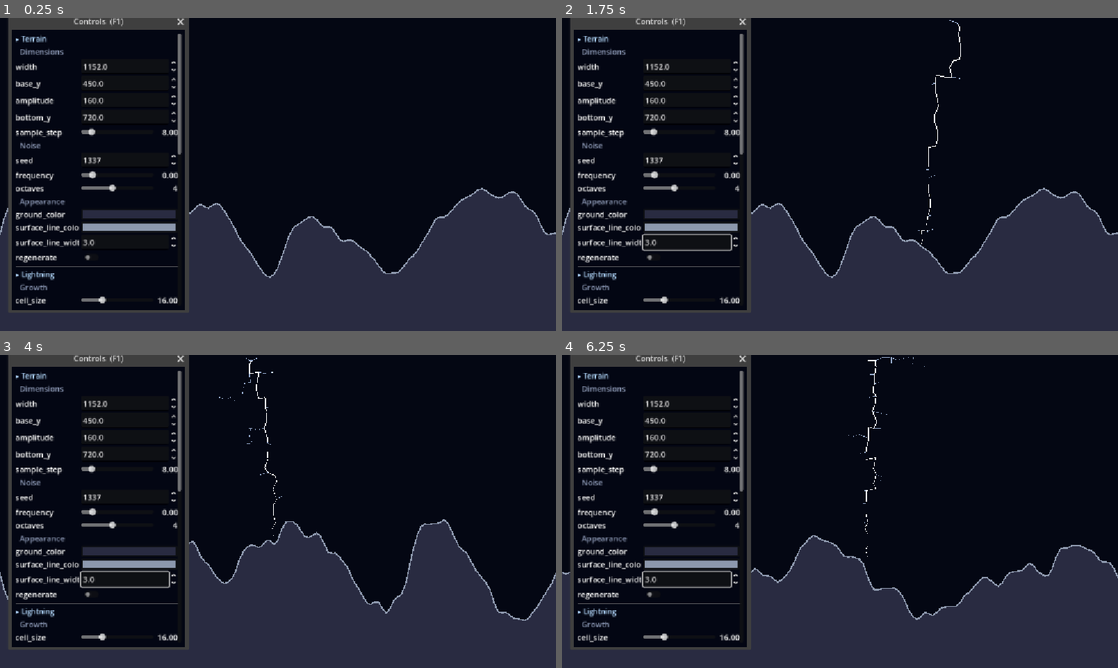
Above: before the commit, frames 1-4 (two rows, left to right).
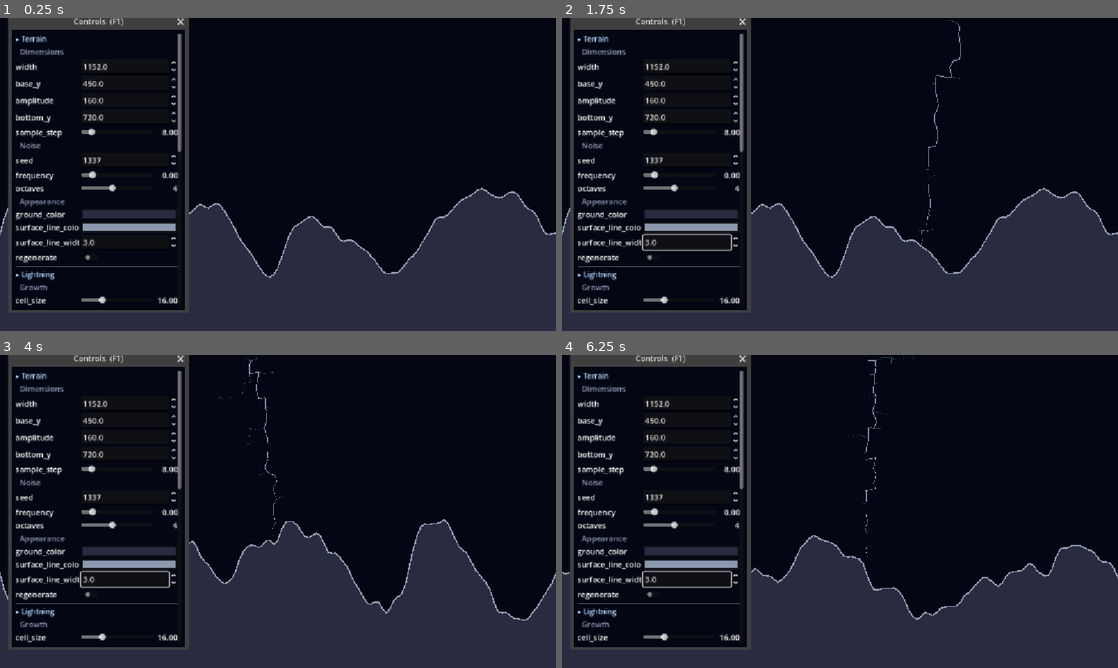
Above: after the commit, the same moments.

Repository: choe050919/lightning-sim
Game: Godot game, scene res://scenes/main.tscn
Same seed, same stepped clock (60 frames per second), same inputs: the game is played once before the commit and once after it.
Inputs (mouse positions are in pixels of both pictures, inside the frame that each line leads up to):
- Up to frame 1 (0.25 s): no input
- Up to frame 2 (1.75 s): click (650, 259) at 0.5 s; tap Enter at 1.25 s; move the mouse to (962, 158) at 1.27 s; hold Right from 1.28 s (still down); tap R at 1.35 s; click (962, 158) at 1.42 s
- Up to frame 3 (4 s): move the mouse to (166, 527) at 2.02 s; release Right at 2.03 s; hold Down 2.03-2.78 s; tap R at 2.1, 2.85, 3.6 s; tap Space at 2.75 s; move the mouse to (333, 442) at 2.77 s; hold Right 2.78-3.53 s; tap Enter at 3.5 s; move the mouse to (250, 574) at 3.52 s; hold Up from 3.53 s (still down); click (250, 574) at 3.67 s
- Up to frame 4 (6.25 s): move the mouse to (1006, 558) at 4.27 s; release Up at 4.28 s; hold A 4.28-5.78 s; tap R at 4.35, 5.1, 5.85 s; move the mouse to (673, 464) at 5.02 s; tap Space at 5.75 s; move the mouse to (867, 511) at 5.77 s; hold Down from 5.78 s (still down); click (867, 511) at 5.92 s

The runs differ from the first frame. In frame 1, less than 0.1% of the frame differs, in the area x 31-33%, y 42-44%; in frame 2, 0.1%; in frame 3, 0.1%; in frame 4, 0.1%, in the area x 31-66%, y 0-65%.

Commit message:
Add fade_gamma for nonlinear bolt fade-out
Fade now decays brightness by pow(_fade, fade_gamma) so the over-bright (HDR, display-clipped) core burns through its headroom early and the glow recedes throughout the fade, instead of holding at max then dropping abruptly near the end. Default 1.6; 1.0 = old linear behavior. Exposed in the Render group, so it shows up in the control panel.

Co-Authored-By: Claude Opus 4.8 <noreply@anthropic.com>

Diff:
--- a/src/lightning/lightning.gd
+++ b/src/lightning/lightning.gd
@@ -58,6 +58,8 @@
 @export var steps_per_frame := 30
 ## 완전히 드러난 뒤 사라지는 데 걸리는 시간(초).
 @export var fade_time := 0.6
+## 사라질 때 밝기 감쇠 곡선. 클수록 초반에 더 빨리 어두워져 "밝다가 툭 꺼짐"을 줄인다. 1=선형(예전 동작).
+@export_range(1.0, 5.0, 0.1) var fade_gamma := 1.6
 ## 귀환뇌격 파면이 채널 전체를 쓸고 지나가는 시간(초). 작을수록 "번쩍"이 더 순간적.
 @export_range(0.0, 0.5, 0.005) var return_sweep_time := 0.05
 ## 점화된 세그먼트의 잔광 감쇠 시상수(초). 클수록 번쩍인 뒤 더 오래 빛난다.
@@ -450,6 +452,7 @@
 	# 닿기 전 = 안 보임, 닿는 순간 flash_peak로 과조 후 afterglow_tau로
 	# base(주채널 1.0 / 곁가지 branch_brightness)까지 감쇠하며, 전체는 _fade로 사라진다.
 	var a := _fade
+	var fade_b := pow(_fade, fade_gamma) # 밝기를 비선형으로 깎아 눈부신 구간을 빨리 통과(툭 꺼짐 완화)
 	var front := _rs_t * _return_speed
 	for k in _seg_b.size():
 		var child := _seg_b[k]
@@ -460,7 +463,7 @@
 		var base := 1.0 if is_main else branch_brightness
 		var since := (front - d) / maxf(_return_speed, 0.001) # 점화 후 경과(초)
 		var flash := exp(-since / maxf(afterglow_tau, 0.001))   # 1 → 0 잔광
-		var fac := brightness * (base + (flash_peak - base) * flash)
+		var fac := brightness * (base + (flash_peak - base) * flash) * fade_b
 		var col := Color(bolt_color.r * fac, bolt_color.g * fac, bolt_color.b * fac, a)
 		# 부모→자식 폭이 다른 사다리꼴로 그려 줄기→끝 테이퍼를 만든다(잎 끝은 점 → 뾰족).
 		var pa := _node_pos(_seg_a[k])
